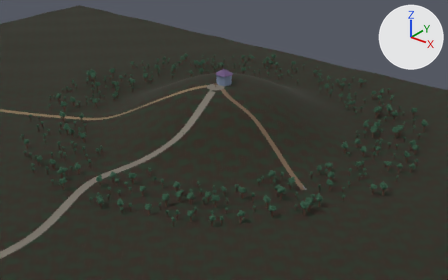
The Blender file source_assets/blender/environments/wizard_homestead.blend: old version first, new version second.
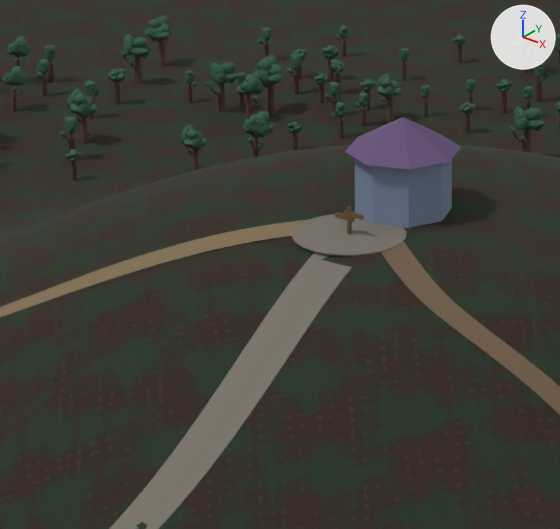
The first picture shows the older version from a 50 mm camera at (289.1, -361.5, 174.3) aimed at (15.7, -19.7, -37.6). The close-ups show the older and then the newer version on the part from 36% to 55% of the width and 18% to 47% of the height of that picture. Only the edits that show in the close-ups are written down. The axes (+X, +Y, +Z) are drawn at upper right. The lights are the same throughout.

Names of what the first close-up shows: 'REFERENCE_tower', 'REFERENCE_tower_roof', 'forest_tree_030', 'forest_tree_180', 'forest_tree_210', 'forest_tree_273', 'forest_tree_324', 'path_farm', 'path_village', 'path_woods', 'terrain-ground-col', 'tower_crossroads_clearing', 'tower_crossroads_sign-col' and 47 more.
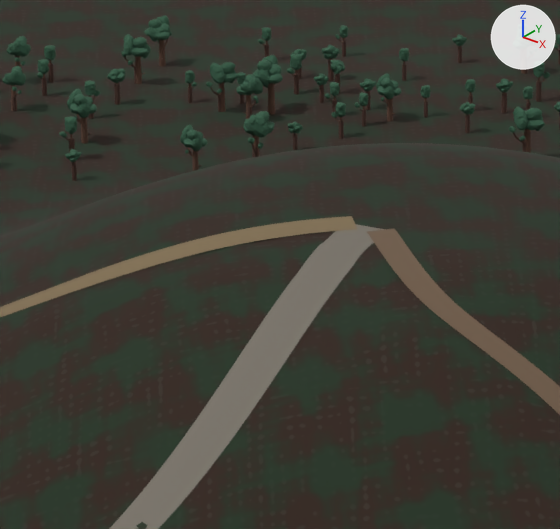
Pixel boxes (x1, y1, x2, y2) of what changed, in the close-ups (560 x 529 px):
'REFERENCE_tower', deleted: before (355, 158, 452, 228)
'REFERENCE_tower_roof', deleted (dark purple): before (345, 117, 461, 169)
'tower_crossroads_clearing', deleted: before (292, 213, 407, 256)
'tower_crossroads_sign-col', deleted: before (335, 207, 364, 235)

The change, as a diff of the scene's bpy script:
```diff
--- a/source_assets/blender/environments/wizard_homestead.blend.py
+++ b/source_assets/blender/environments/wizard_homestead.blend.py
@@ ob_tower_crossroads_clearing @@
-ob_tower_crossroads_clearing = bpy.data.objects.new('tower_crossroads_clearing', me_tower_crossroads_clearing_mesh)
-ob_tower_crossroads_clearing.parent = ob_landmarks
-ob_tower_crossroads_clearing.location = (0.0, 0.0, 0.0)
@@ ob_tower_crossroads_sign_col @@
-ob_tower_crossroads_sign_col = bpy.data.objects.new('tower_crossroads_sign-col', me_tower_crossroads_sign_col_mesh)
-ob_tower_crossroads_sign_col.parent = ob_landmarks
-ob_tower_crossroads_sign_col.location = (0.0, 0.0, 0.0)
@@ ob_reference_tower @@
-ob_reference_tower = bpy.data.objects.new('REFERENCE_tower', me_reference_tower_mesh)
-ob_reference_tower.location = (0.0, 0.0, 0.0)
@@ ob_reference_tower_roof @@
-ob_reference_tower_roof = bpy.data.objects.new('REFERENCE_tower_roof', me_reference_tower_roof_mesh)
-ob_reference_tower_roof.location = (0.0, 0.0, 0.0)
```
